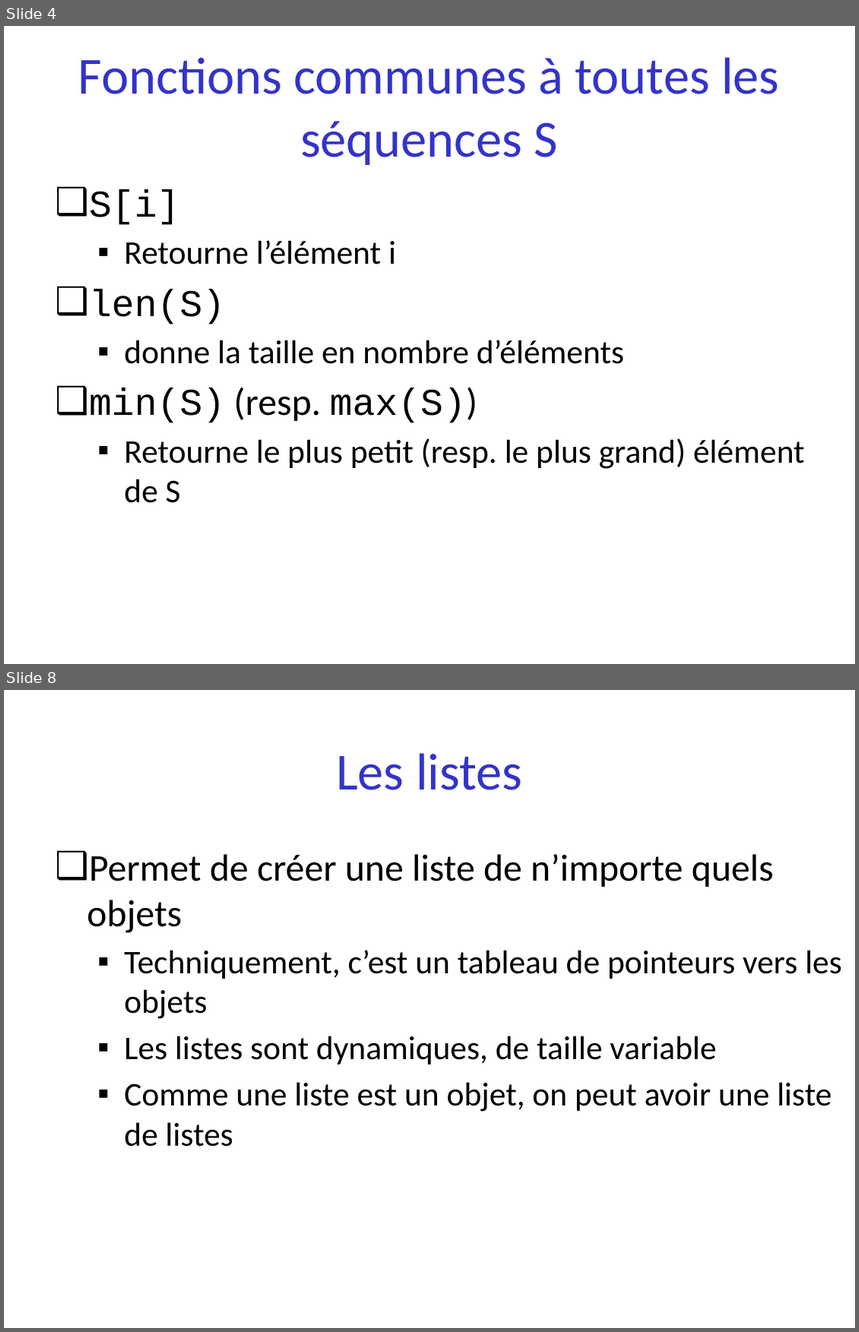
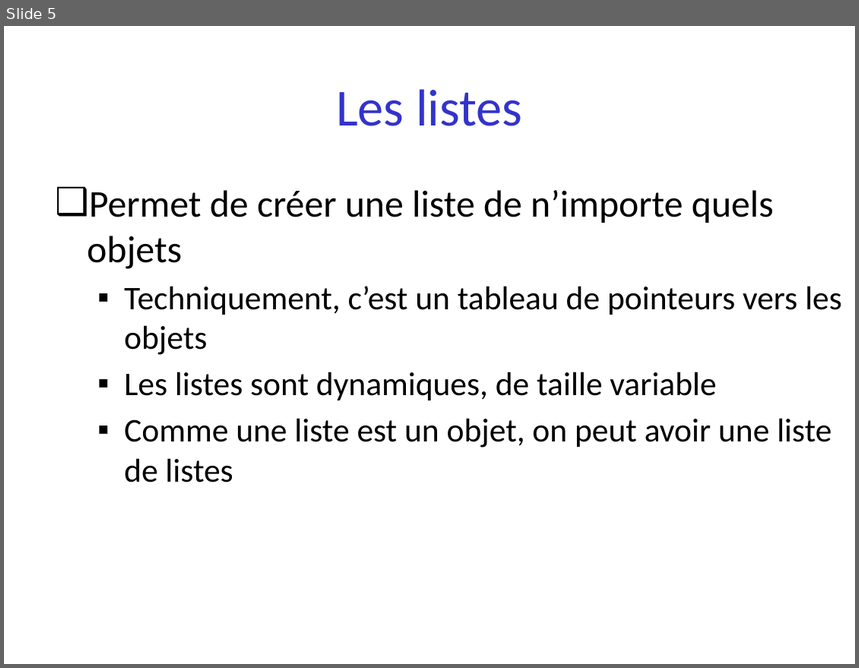
Before and after one commit to parmentelat/flotpython-archive, a slide deck: semaine2/semaine2-3.pptx. Shown one above the other, each under a label of ours: slides 4 and 8 before the commit, slide 5 after it; the slides between them are not shown. The pictures are 859x1332 and 859x668 pixels, drawn with LibreOffice and Linux fonts; fonts in the diff are those of the drawing. Boxes give left, top, right and bottom in pixels: in the first picture for what was removed or moved away, otherwise in the second. Text is boxed around its words. In the diff, an @@ line names an element or a change of style, - is before the commit and + after.

```diff
--- a/semaine2/semaine2-3.pptx
+++ b/semaine2/semaine2-3.pptx
@@ slide 4 removed at (4,26,855,664), background #FFFFFF @@
@@ title removed at (78,57,779,165) @@
-Fonctions communes à toutes les séquences S
@@ text removed at (89,189,805,503) @@
-❑ S[i]
-  ▪ Retourne l’élément i
-❑ len(S)
-  ▪ donne la taille en nombre d’éléments
-❑ min(S) (resp. max(S))
-  ▪ Retourne le plus petit (resp. le plus grand) élément de S
@@ what was slide 8 is now slide 5 @@
```
Also in this commit, not shown: 1 slide changed, 3 slides added, 5 other slides removed, 11 other files.
